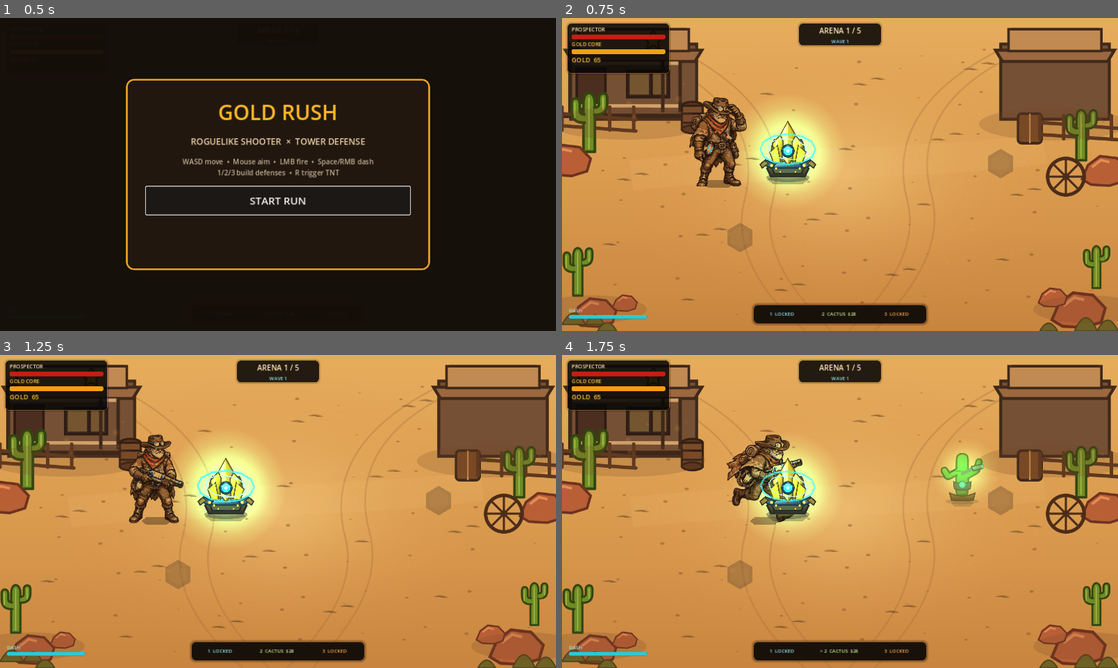
Above: before the commit, frames 1-4 (two rows, left to right).
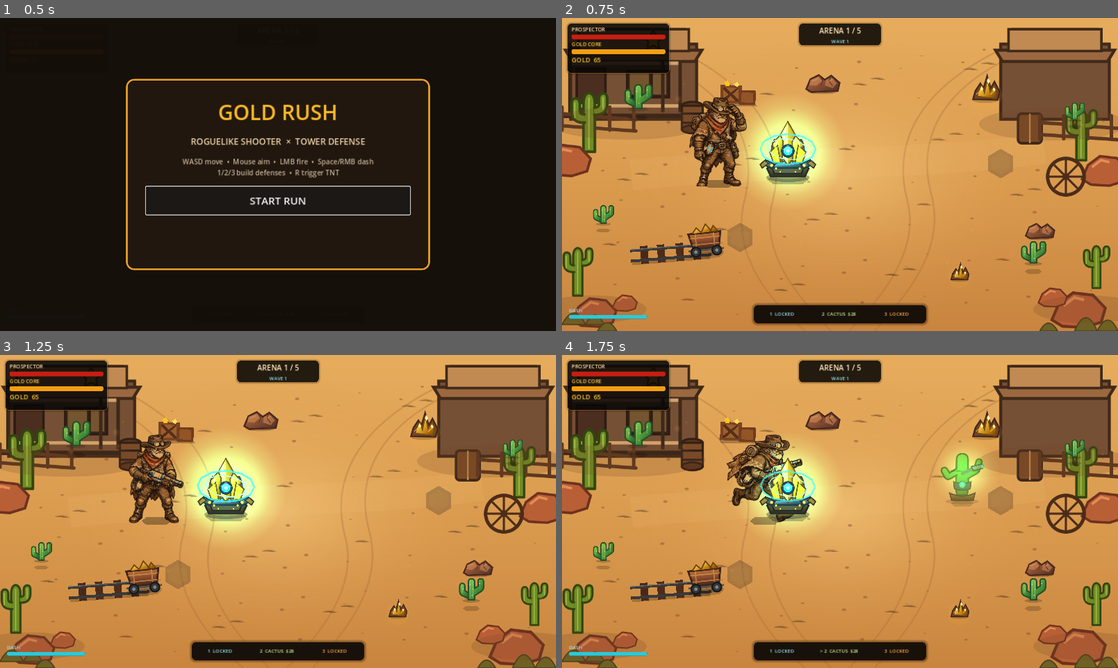
Above: after the commit, the same moments.

Repository: motomotoo1997-art/monster-quest
Game: Godot game, scene res://scenes/main/Main.tscn
The game is run twice, just before and just after one commit, with the same random seed, the same clock (stepped at 60 frames per second) and the same inputs.
Inputs (mouse positions are in pixels of both pictures, inside the frame that each line leads up to):
- Up to frame 1 (0.5 s): no input
- Up to frame 2 (0.75 s): click "START RUN" at 0.5 s
- Up to frame 3 (1.25 s): no input
- Up to frame 4 (1.75 s): tap Enter at 1.25 s; move the mouse to (962, 495) at 1.27 s; hold D (move_right) from 1.28 s (still down); tap E (ability_e) at 1.35 s

Frame 1 is identical in both runs. In frame 2, 3.2% of the frame differs, in the area x 5-94%, y 17-85%; in frame 3, 3.2%; in frame 4, 3.2%.

Commit message:
art: layer western props for reference-level Arena01 density

Diff:
--- a/gold-rush-roguelike/scenes/arenas/Arena01.tscn
+++ b/gold-rush-roguelike/scenes/arenas/Arena01.tscn
@@ -139,11 +139,11 @@
 rotation = 0.24
 scale = Vector2(0.92,0.92)
 [node name="RocksNorth" parent="." instance=ExtResource("2_rocks")]
-visible = false
+visible = true
 position = Vector2(600,145)
 scale = Vector2(0.95,0.95)
 [node name="RocksEast" parent="." instance=ExtResource("2_rocks")]
-visible = false
+visible = true
 position = Vector2(1100,485)
 scale = Vector2(0.82,0.82)
 [node name="RocksWest" parent="." instance=ExtResource("2_rocks")]
@@ -158,19 +158,19 @@
 scale = Vector2(0.54,0.54)
 
 [node name="CactusNW" parent="." instance=ExtResource("1_cactus")]
-visible = false
+visible = true
 position = Vector2(175,202)
 scale = Vector2(0.96,0.96)
 [node name="CactusWest" parent="." instance=ExtResource("1_cactus")]
-visible = false
+visible = true
 position = Vector2(95,468)
 scale = Vector2(0.72,0.72)
 [node name="CactusSouth" parent="." instance=ExtResource("1_cactus")]
-visible = false
+visible = true
 position = Vector2(1085,558)
 scale = Vector2(0.86,0.86)
 [node name="CactusEast" parent="." instance=ExtResource("1_cactus")]
-visible = false
+visible = true
 position = Vector2(1180,230)
 scale = Vector2(0.68,0.68)
 [node name="CactusMid" parent="." instance=ExtResource("1_cactus")]
@@ -179,7 +179,7 @@
 scale = Vector2(0.55,0.55)
 
 [node name="RailA" parent="." instance=ExtResource("6_rail")]
-visible = false
+visible = true
 position = Vector2(250,540)
 rotation = -0.08
 scale = Vector2(1.08,1.08)
@@ -189,13 +189,13 @@
 rotation = -0.08
 scale = Vector2(0.95,0.95)
 [node name="MineCart" parent="." instance=ExtResource("3_cart")]
-visible = false
+visible = true
 position = Vector2(330,520)
 rotation = -0.10
 scale = Vector2(1.08,1.08)
 
 [node name="CratesNW" parent="." instance=ExtResource("7_crates")]
-visible = false
+visible = true
 position = Vector2(405,170)
 rotation = 0.04
 scale = Vector2(0.88,0.88)
@@ -206,11 +206,11 @@
 scale = Vector2(0.72,0.72)
 
 [node name="GoldVein" parent="." instance=ExtResource("4_gold")]
-visible = false
+visible = true
 position = Vector2(975,170)
 scale = Vector2(0.92,0.92)
 [node name="GoldVeinSouth" parent="." instance=ExtResource("4_gold")]
-visible = false
+visible = true
 position = Vector2(915,590)
 scale = Vector2(0.62,0.62)
 [node name="GoldVeinWest" parent="." instance=ExtResource("4_gold")]
